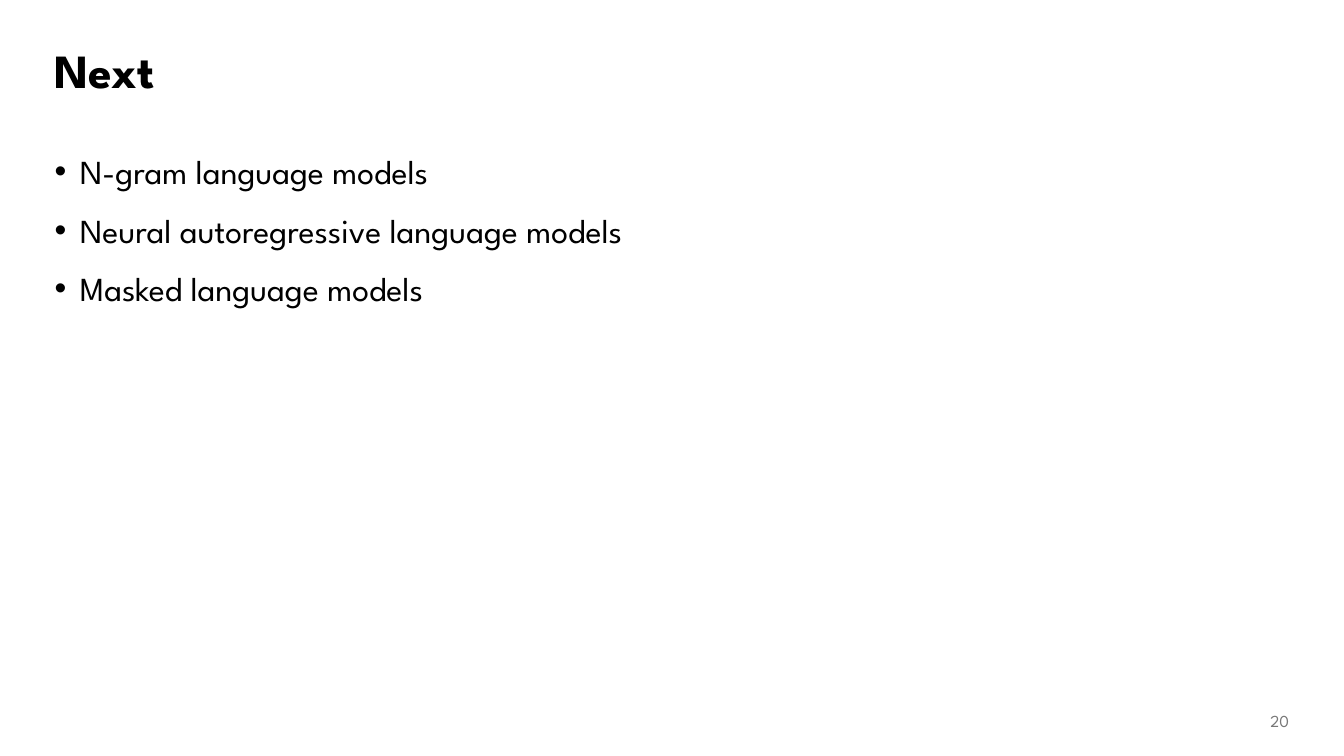
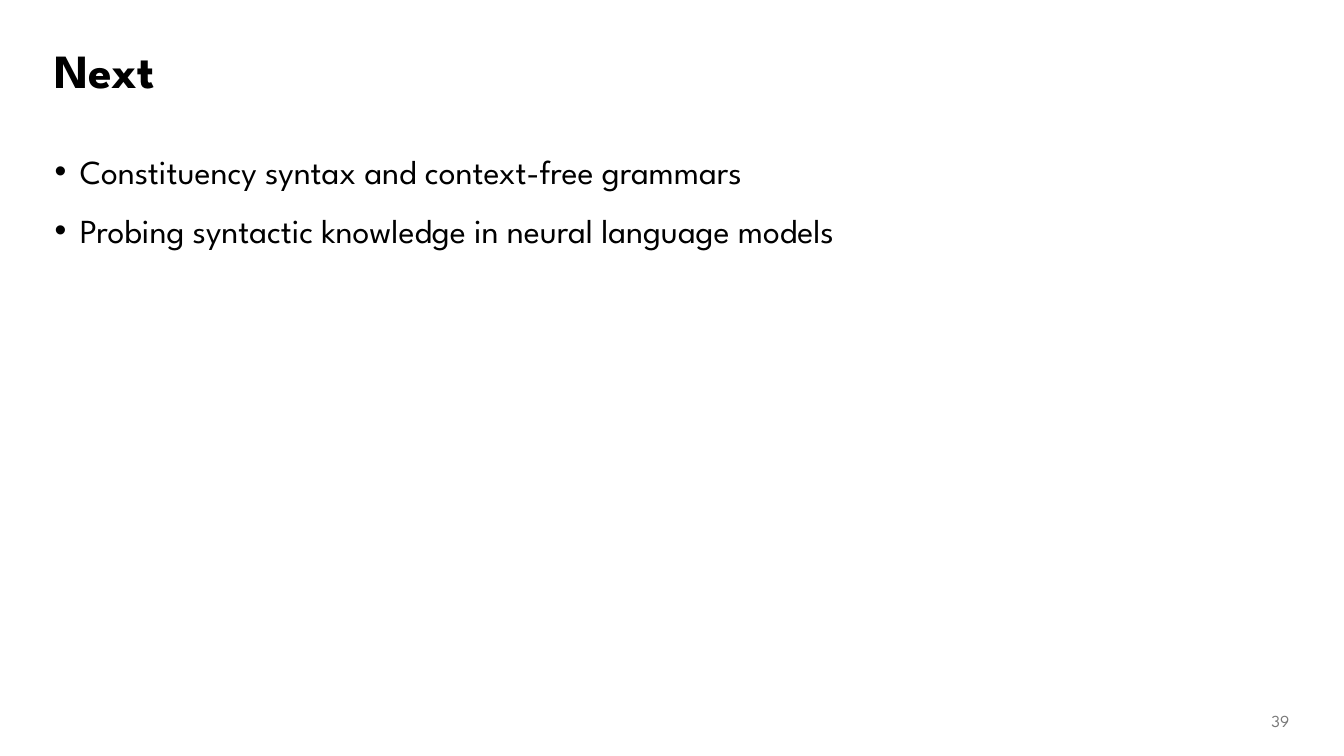
Before and after one commit to waterloo-nlp/intro-to-nlp-material, a slide deck: slide 39 of slides/lect6.1-lms.pptx (slide 20 before the commit). Drawn at 1344x756 pixels with LibreOffice and Linux fonts; fonts in the diff are those of the drawing. Boxes give left, top, right and bottom in pixels: in the first picture for what was removed or moved away, otherwise in the second. Text is boxed around its words. In the diff, an @@ line names an element or a change of style, - is before the commit and + after.

```diff
--- a/slides/lect6.1-lms.pptx
+++ b/slides/lect6.1-lms.pptx
@@ text at (80,160,834,251): text changed @@
-• N-gram language models
-• Neural autoregressive language models
-• Masked language models
+• Constituency syntax and context-free grammars
+• Probing syntactic knowledge in neural language models
@@ page number at (1271,716,1289,727): text changed @@
-20
+39
```
Also in this commit, not shown: 2 other slides changed, 19 slides added, 2 other files.
